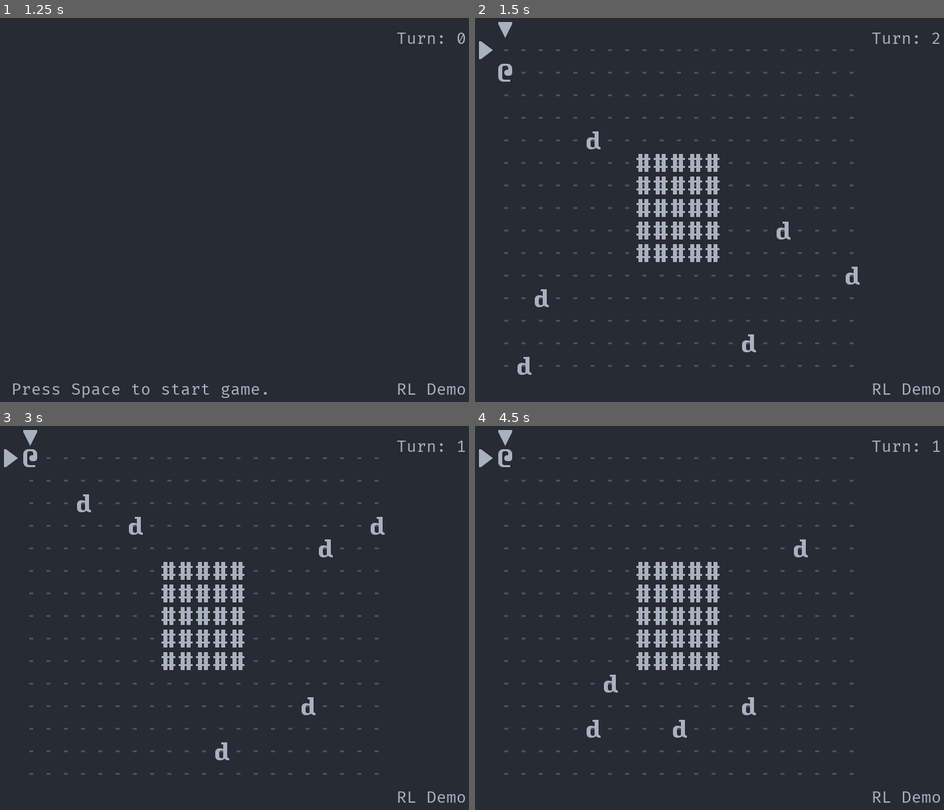
Above: before the commit, frames 1-4 (two rows, left to right).
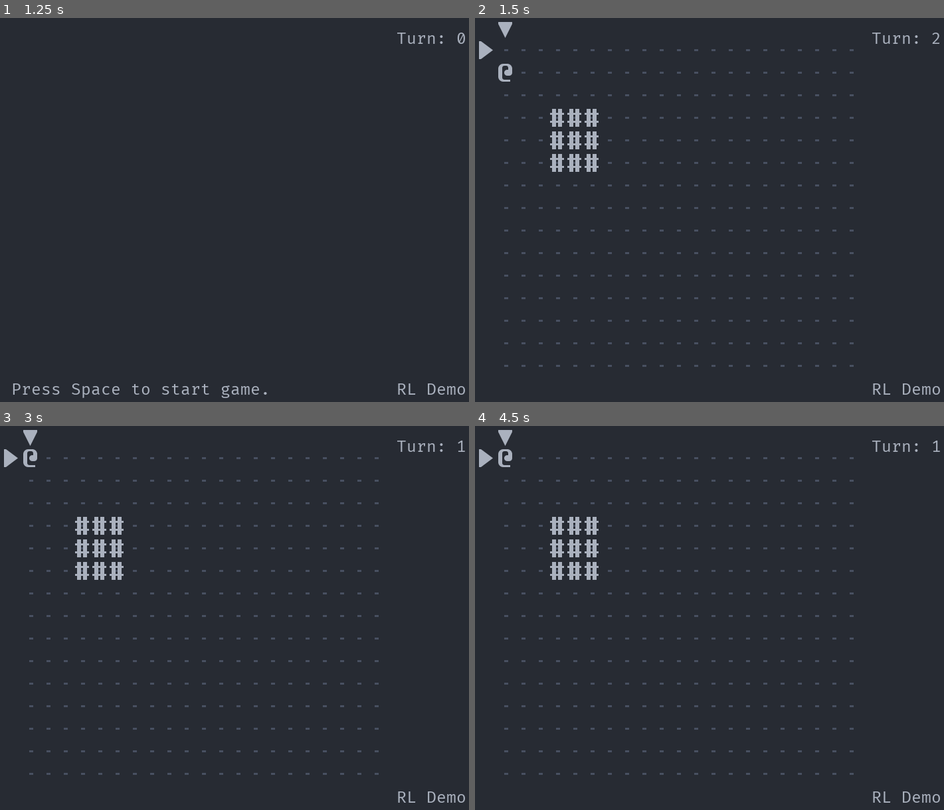
Above: after the commit, the same moments.

Repository: Bozar/OneMoreLevel
Game: Godot game, scene res://scene/main/MainScene.tscn
The game is run twice, just before and just after one commit, with the same random seed, the same clock (stepped at 60 frames per second) and the same inputs.
Inputs:
- Up to frame 1 (1.25 s): tap Space (init_world) at 0.5, 0.6 s; hold Right (move_right) from 0.53 s (still down)
- Up to frame 2 (1.5 s): tap Space (init_world) at 1.25 s; release Right (move_right) at 1.28 s; hold Down (move_down) from 1.28 s (still down); tap . (wait) at 1.35 s
- Up to frame 3 (3 s): tap Enter at 2 s; release Down (move_down) at 2.03 s; hold Right (move_right) 2.03-2.78 s; tap Space (init_world) at 2.1, 2.75 s; hold Up (move_up) from 2.78 s (still down); tap . (wait) at 2.85 s
- Up to frame 4 (4.5 s): tap Enter at 3.5 s; release Up (move_up) at 3.53 s; hold Left (move_left) from 3.53 s (still down); tap Space (init_world) at 3.6, 4.25 s; tap . (wait) at 4.35 s

Frame 1 is identical in both runs. In frame 2, 3.5% of the frame differs, in the area x 9-83%, y 23-93%; in frame 3, 3.6%, in the area x 16-83%, y 17-88%; in frame 4, 3.5%.

Commit message:
WIP: Generate a map for Knight.

Diff:
--- /dev/null
+++ b/library/init/InitKnight.gd
@@ -0,0 +1,74 @@
+extends "res://library/init/WorldTemplate.gd"
+# Initialize a map for Silent Knight Hall (Knight).
+
+
+const Player := preload("res://sprite/PC.tscn")
+const Dwarf := preload("res://sprite/Dwarf.tscn")
+const Wall := preload("res://sprite/Wall.tscn")
+
+
+func _init(_random: RandomNumber).(_random) -> void:
+	pass
+
+
+func get_blueprint() -> Array:
+	_init_wall()
+	_init_PC()
+	# _init_dwarf()
+
+	return _blueprint
+
+
+# {0: [false, ...], 1: [false, ...], ...}
+func _set_dungeon_board() -> void:
+	for i in range(_new_DungeonSize.MAX_X):
+		_dungeon[i] = []
+		for _j in range(_new_DungeonSize.MAX_Y):
+			_dungeon[i].push_back(false)
+
+
+func _init_wall() -> void:
+	var min_x: int = 3
+	var max_x: int = 6
+	var min_y: int = 3
+	var max_y: int = 6
+
+	for x in range(min_x, max_x):
+		for y in range(min_y, max_y):
+			_add_to_blueprint(Wall,
+					_new_MainGroupName.BUILDING, _new_SubGroupName.WALL,
+					x, y)
+			_occupy_position(x, y)
+
+
+func _init_PC() -> void:
+	_add_to_blueprint(Player,
+			_new_MainGroupName.ACTOR, _new_SubGroupName.PC,
+			0, 0)
+
+
+func _init_dwarf() -> void:
+	var dwarf: int = _ref_RandomNumber.get_int(3, 6)
+	var x: int
+	var y: int
+
+	while dwarf > 0:
+		x = _ref_RandomNumber.get_int(1, _new_DungeonSize.MAX_X - 1)
+		y = _ref_RandomNumber.get_int(1, _new_DungeonSize.MAX_Y - 1)
+
+		if _is_occupied(x, y):
+			continue
+		_add_to_blueprint(Dwarf,
+				_new_MainGroupName.ACTOR, _new_SubGroupName.DWARF,
+				x, y)
+		_occupy_position(x, y)
+
+		dwarf -= 1
+
+
+func _occupy_position(x: int, y: int) -> void:
+	_dungeon[x][y] = true
+
+
+func _is_occupied(x: int, y: int) -> bool:
+	return _dungeon[x][y]
--- a/scene/main/InitWorld.gd
+++ b/scene/main/InitWorld.gd
@@ -14,6 +14,7 @@
 
 const WorldTemplate := preload("res://library/init/WorldTemplate.gd")
 const InitDemo := preload("res://library/init/InitDemo.gd")
+const InitKnight := preload("res://library/init/InitKnight.gd")
 
 var _ref_RandomNumber: RandomNumber
 
@@ -28,7 +29,7 @@
 
 var _select_world: Dictionary = {
 	_new_WorldName.DEMO: InitDemo,
-	_new_WorldName.KNIGHT: InitDemo,
+	_new_WorldName.KNIGHT: InitKnight,
 }
 
 
